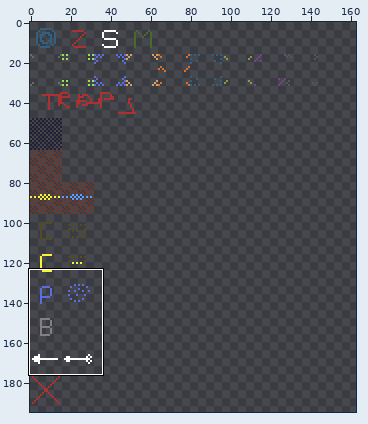
A sprite sheet gets an edit: Adventurer - Simple Roguelite/resources/spritesheet_simple.png. Above, an overview of the earlier version with the close-up marked.
Close-up. As it was:
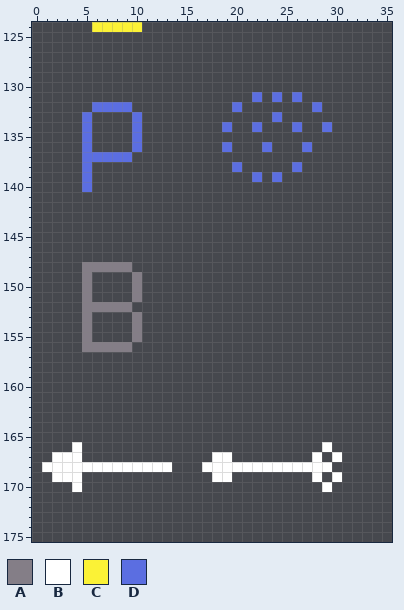
The file is 256x256 pixels. Shown: x 0..35, y 124..175. The wide view leaves out empty margins. The commit also changed other parts of the picture, which this record leaves out.
Palette (. is transparent): A #847e87  B #ffffff  C #fbf236  D #5b6ee1
Pixels before, first column x 1:
124 .....CCCCC....................
125 ..............................
126 ..............................
127 ..............................
128 ..............................
129 ..............................
130 ..............................
131 .....................D.D.D....
132 .....DDDD..........D.......D..
133 ....D....D.............D......
134 ....D....D........D..D...D..D.
135 ....D....D....................
136 ....D....D........D...D...D...
137 ....DDDDD.....................
138 ....D..............D.....D....
139 ....D................D.D......
140 ....D.........................
141 ..............................
142 ..............................
143 ..............................
144 ..............................
145 ..............................
146 ..............................
147 ..............................
148 ....AAAAA.....................
149 ....A....A....................
150 ....A....A....................
151 ....A....A....................
152 ....AAAAA.....................
153 ....A....A....................
154 ....A....A....................
155 ....A....A....................
156 ....AAAAA.....................
157 ..............................
158 ..............................
159 ..............................
160 ..............................
161 ..............................
162 ..............................
163 ..............................
164 ..............................
165 ..............................
166 ...B........................B.
167 .BBB.............BB........B.B
168 BBBBBBBBBBBBB...BBBBBBBBBBBBB.
169 .BBB.............BB........B.B
170 ...B........................B.
Once edited:
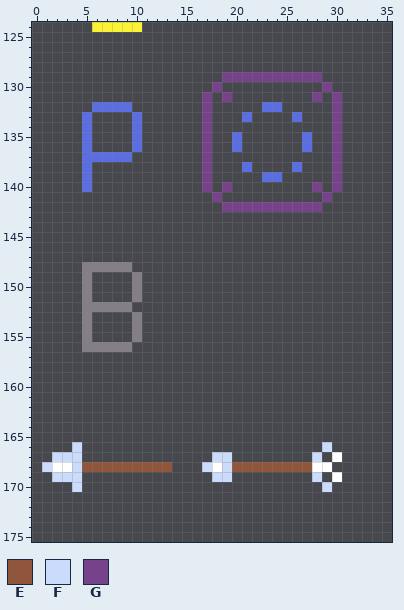
Colours new in this view: E #8f563b  F #cbdbfc  G #76428a
Change:
{"y":129,"x":19,"old":"..........","new":"GGGGGGGGGG"}
{"y":130,"x":18,"old":".","new":"G"}
{"y":130,"x":29,"old":".","new":"G"}
{"y":131,"x":17,"old":".","new":"G"}
{"y":131,"x":19,"old":".","new":"G"}
{"y":131,"x":22,"old":"D","new":"."}
{"y":131,"x":24,"old":"D","new":"."}
{"y":131,"x":26,"old":"D","new":"."}
{"y":131,"x":28,"old":".","new":"G"}
{"y":131,"x":30,"old":".","new":"G"}
{"y":132,"x":17,"old":".","new":"G"}
{"y":132,"x":20,"old":"D","new":"."}
{"y":132,"x":23,"old":"..","new":"DD"}
{"y":132,"x":28,"old":"D","new":"."}
{"y":132,"x":30,"old":".","new":"G"}
{"y":133,"x":17,"old":".","new":"G"}
{"y":133,"x":21,"old":".","new":"D"}
{"y":133,"x":24,"old":"D","new":"."}
{"y":133,"x":26,"old":".","new":"D"}
{"y":133,"x":30,"old":".","new":"G"}
{"y":134,"x":17,"old":".","new":"G"}
{"y":134,"x":19,"old":"D","new":"."}
{"y":134,"x":22,"old":"D","new":"."}
{"y":134,"x":26,"old":"D","new":"."}
{"y":134,"x":29,"old":"D.","new":".G"}
{"y":135,"x":17,"old":".","new":"G"}
{"y":135,"x":20,"old":".","new":"D"}
{"y":135,"x":27,"old":".","new":"D"}
{"y":135,"x":30,"old":".","new":"G"}
{"y":136,"x":17,"old":".","new":"G"}
{"y":136,"x":19,"old":"D.","new":".D"}
{"y":136,"x":23,"old":"D","new":"."}
{"y":136,"x":30,"old":".","new":"G"}
{"y":137,"x":17,"old":".","new":"G"}
{"y":137,"x":30,"old":".","new":"G"}
{"y":138,"x":17,"old":".","new":"G"}
{"y":138,"x":20,"old":"D.","new":".D"}
{"y":138,"x":30,"old":".","new":"G"}
{"y":139,"x":17,"old":".","new":"G"}
{"y":139,"x":22,"old":"D.","new":".D"}
{"y":139,"x":30,"old":".","new":"G"}
{"y":140,"x":17,"old":".","new":"G"}
{"y":140,"x":19,"old":".","new":"G"}
{"y":140,"x":28,"old":".","new":"G"}
{"y":140,"x":30,"old":".","new":"G"}
{"y":141,"x":18,"old":".","new":"G"}
{"y":141,"x":29,"old":".","new":"G"}
{"y":142,"x":19,"old":"..........","new":"GGGGGGGGGG"}
{"y":166,"x":4,"old":"B","new":"F"}
{"y":166,"x":29,"old":"B","new":"F"}
{"y":167,"x":2,"old":"BBB","new":"FFF"}
{"y":167,"x":18,"old":"BB","new":"FF"}
{"y":167,"x":28,"old":"B","new":"F"}
{"y":168,"x":1,"old":"B","new":"F"}
{"y":168,"x":4,"old":"BBBBBBBBBB","new":"FEEEEEEEEE"}
{"y":168,"x":17,"old":"B","new":"F"}
{"y":168,"x":19,"old":"BBBBBBBBB","new":"FEEEEEEEE"}
{"y":169,"x":2,"old":"BBB","new":"FFF"}
{"y":169,"x":18,"old":"BB","new":"FF"}
{"y":169,"x":28,"old":"B","new":"F"}
{"y":170,"x":4,"old":"B","new":"F"}
{"y":170,"x":29,"old":"B","new":"F"}
{"label":"changed","picture_box":[202,72,342,212]}
{"label":"changed","picture_box":[42,442,332,492]}
